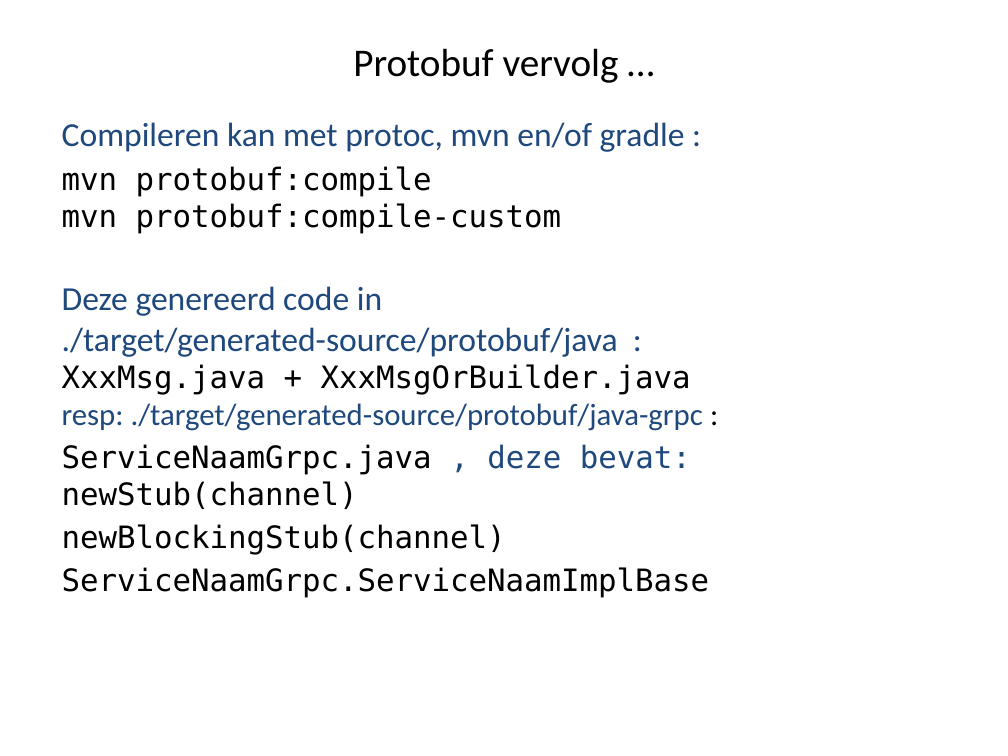
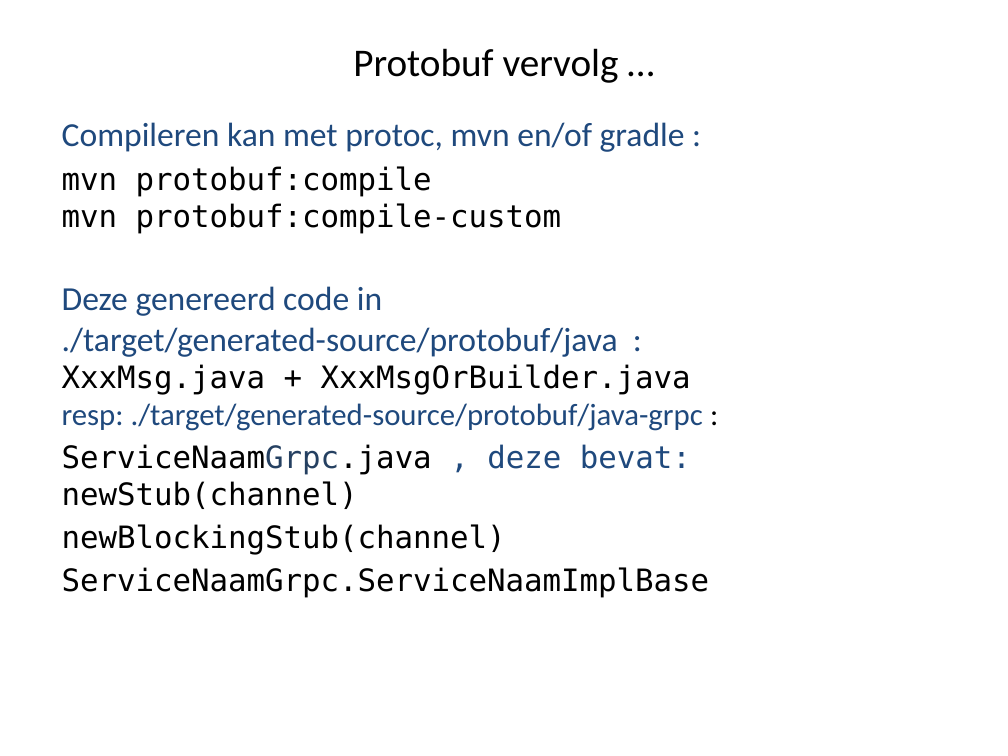
Before and after one commit to Michael-YuSha/workshop-grpc, a slide deck: slide 7 of doc/doc-source/Workshop-grpc.pptx. Drawn at 1008x756 pixels with LibreOffice and Linux fonts; fonts in the diff are those of the drawing. Boxes give left, top, right and bottom in pixels: in the first picture for what was removed or moved away, otherwise in the second. Text is boxed around its words. In the diff, an @@ line names an element or a change of style, - is before the commit and + after.

```diff
--- a/doc/doc-source/Workshop-grpc.pptx
+++ b/doc/doc-source/Workshop-grpc.pptx
@@ text at [62,444,691,509]: text colour #000000 to #254061 in "ServiceNaamGrpc.java" @@
```
Also in this commit, not shown: 4 other slides changed, 1 slide added, 1 other file.
